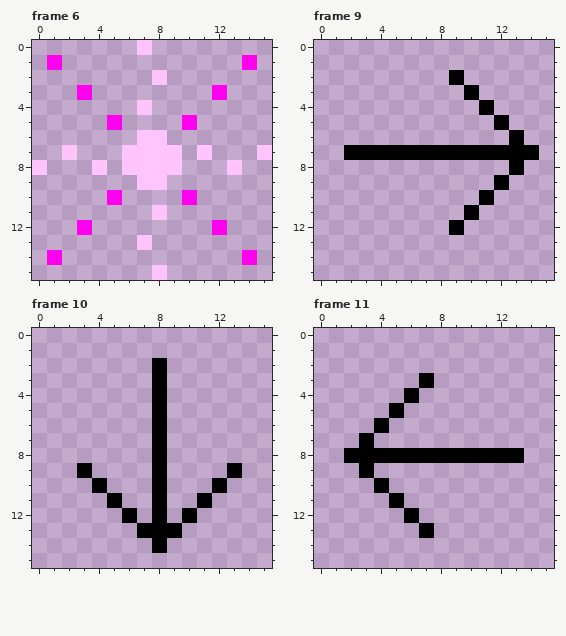
Two versions of one pixel-art file, GWS/Sprites/HUD/Inputs.ase. Above is the file before it was changed.
16x16 pixels, 11 frames. Colours within 5 levels of each other are drawn and written as one. Shown: frame 6, frame 9, frame 10, frame 11. The commit also changed other frames, which this record leaves out.
Now the later version:
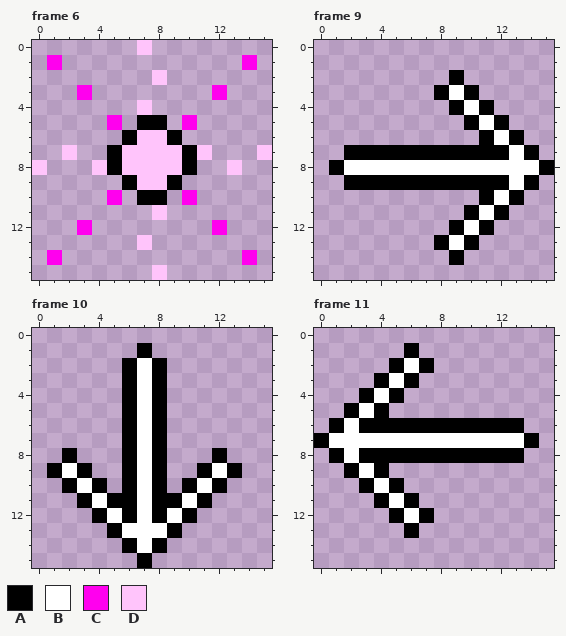
Palette (. is transparent): A #000000  B #ffffff  C #ff00ee  D #ffc4fb
Changes in this commit:
Frame 6:
y 5: x 7..8 .. -> AA
y 6: x 6 . -> A; x 9 . -> A
y 7..8: x 5 . -> A; x 10 . -> A
y 9: x 6 . -> A; x 9 . -> A
y 10: x 7..8 .. -> AA
Frame 9:
y 3: x 8..9 .. -> AB
y 4: x 9..10 .. -> AB
y 5: x 10..11 .. -> AB
y 6: x 11..12 .. -> AB
y 7: x 13 A -> B
y 8: x 1..15 ............A.. -> ABBBBBBBBBBBBBA
y 9: x 2..11 .......... -> AAAAAAAAAA; x 13..14 .. -> BA
y 10: x 12..13 .. -> BA
y 11: x 11..12 .. -> BA
y 12: x 10..11 .. -> BA
y 13: x 8..10 ... -> ABA
y 14: x 9 . -> A
Frame 10:
y 1: x 7 . -> A
y 2..7: x 6..7 .. -> AB
y 8: x 2 . -> A; x 6..7 .. -> AB; x 12 . -> A
y 9: x 1..2 .. -> AB; x 6..7 .. -> AB; x 11..12 .. -> AB
y 10: x 2..3 .. -> AB; x 6..7 .. -> AB; x 10..11 .. -> AB
y 11: x 3..4 .. -> AB; x 6..7 .. -> AB; x 9..10 .. -> AB
y 12: x 4..5 .. -> AB; x 7 . -> B; x 9 . -> B
y 13: x 5..8 ..AA -> ABBB
y 14: x 6..7 .. -> AB
y 15: x 7 . -> A
Frame 11:
y 1: x 6 . -> A
y 2: x 5..7 ... -> ABA
y 3: x 4..7 ...A -> ABA.
y 4: x 3..6 ...A -> ABA.
y 5: x 2..5 ...A -> ABA.
y 6: x 1..3 ... -> ABA; x 5..13 ......... -> AAAAAAAAA
y 7: x 0..14 ...A........... -> ABBBBBBBBBBBBBA
y 8: x 1..2 .A -> AB
y 9: x 2..4 .A. -> ABA
y 10: x 3..5 .A. -> ABA
y 11: x 4..6 .A. -> ABA
y 12: x 5..7 .A. -> ABA
y 13: x 6..7 .A -> A.
Pixel boxes of the changes (left, top, right, bottom) in both pictures:
added: (107, 115, 197, 205)
changed: (329, 85, 554, 265)
changed: (47, 343, 227, 568)
changed: (314, 343, 539, 538)
